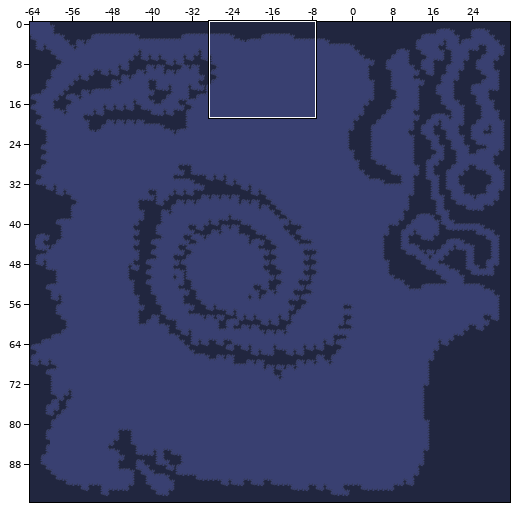
An edit to a level. Tiled map, src/assets/maps/c1.tmx. Above, an overview of the earlier version with the close-up marked.
Close-up. Earlier state:
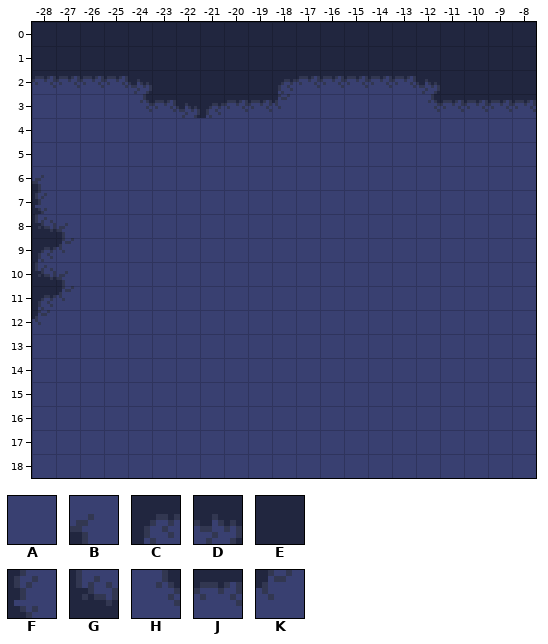
Cells are 8x8 px. Shown: x -28..-8, y 0..18. The commit also changed other parts of the map, which this record leaves out.
Key: from "enviro0": A 0, B 3, C 4, D 5, E 10, F 11, G 12, H 17, J 18, K 19.
_ is an empty cell.
Layer "Main" before, first column x -28:
 0 EEEEEEEEEEEEEEEEEEEEE
 1 EEEEEEEEEEEEEEEEEEEEE
 2 JJJJDEEEEECJJJJJDEEEE
 3 AAAAHJDCJJKAAAAAHJJJJ
 4 AAAAAAAAAAAAAAAAAAAAA
 5 AAAAAAAAAAAAAAAAAAAAA
 6 BAAAAAAAAAAAAAAAAAAAA
 7 FAAAAAAAAAAAAAAAAAAAA
 8 GBAAAAAAAAAAAAAAAAAAA
 9 CKAAAAAAAAAAAAAAAAAAA
10 GBAAAAAAAAAAAAAAAAAAA
11 CKAAAAAAAAAAAAAAAAAAA
12 KAAAAAAAAAAAAAAAAAAAA
13 AAAAAAAAAAAAAAAAAAAAA
14 AAAAAAAAAAAAAAAAAAAAA
15 AAAAAAAAAAAAAAAAAAAAA
16 AAAAAAAAAAAAAAAAAAAAA
17 AAAAAAAAAAAAAAAAAAAAA
18 AAAAAAAAAAAAAAAAAAAAA
New version:
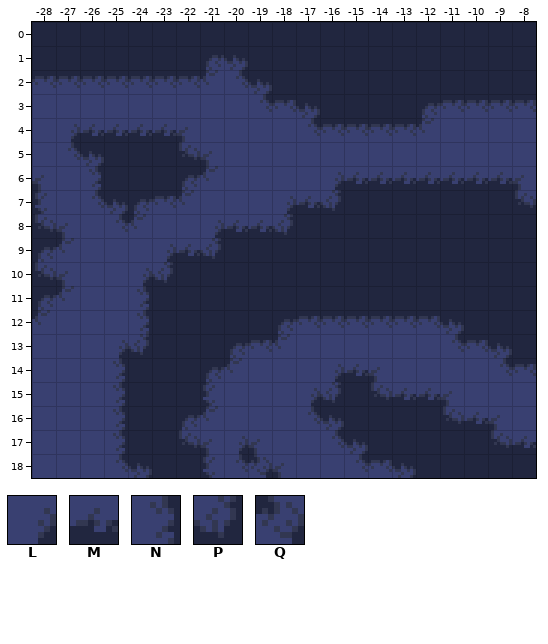
Further tiles: from "enviro0": L 1, M 2, N 9, P 13, Q 20.
Edits made:
Layer "Main":
y 1: x -21..-20 EE -> CD
y 2: x -24..-12 DEEEEECJJJJJD -> JJJKHDEEEEEEE
y 3: x -24..-12 HJDCJJKAAAAAH -> AAAAAHJDEEEEC
y 4: x -27..-22 AAAAAA -> LMMMMB; x -17..-12 AAAAAA -> HJJJJK
y 5: x -27..-21 AAAAAAA -> HDEEEGB
y 6: x -26..-21 AAAAAA -> NEEECK; x -16..-8 AAAAAAAAA -> LMMMMMMMB
y 7: x -26..-22 AAAAA -> HDCJK; x -18..-8 AAAAAAAAAAA -> LMPEEEEEEEG
y 8: x -25..-24 AA -> HK; x -21..-8 AAAAAAAAAAAAAA -> LMMPEEEEEEEEEE
y 9: x -23..-8 AAAAAAAAAAAAAAAA -> LMPEEEEEEEEEEEEE
y 10: x -24..-8 AAAAAAAAAAAAAAAAA -> LPEEEEEEEEEEEEEEE
y 11: x -24..-8 AAAAAAAAAAAAAAAAA -> NEEEEEEEEEEEEEEEE
y 12: x -24..-8 AAAAAAAAAAAAAAAAA -> NEEEEECJJJJJJDEEE
y 13: x -25..-18 AAAAAAAA -> LPEEECJK; x -11..-8 AAAA -> HJDE
y 14: x -25..-20 AAAAAA -> NEEECK; x -16..-14 AAA -> LMB; x -9..-8 AA -> HJ
y 15: x -25..-21 AAAAA -> NEEEF; x -17..-11 AAAAAAA -> LPEGMMB
y 16: x -25..-21 AAAAA -> NEECK; x -17..-9 AAAAAAAAA -> HDEEEEGMB
y 17: x -25..-19 AAAAAAA -> NEEGBLB; x -16..-8 AAAAAAAAA -> HDEEEEEGM
y 18: x -25..-18 AAAAAAAA -> HDEEFHQB; x -15..-8 AAAAAAAA -> HJDEEEEE
Pixel boxes of the changes (left, top, right, bottom) in both close-ups:
changed: (68, 55, 536, 478)
